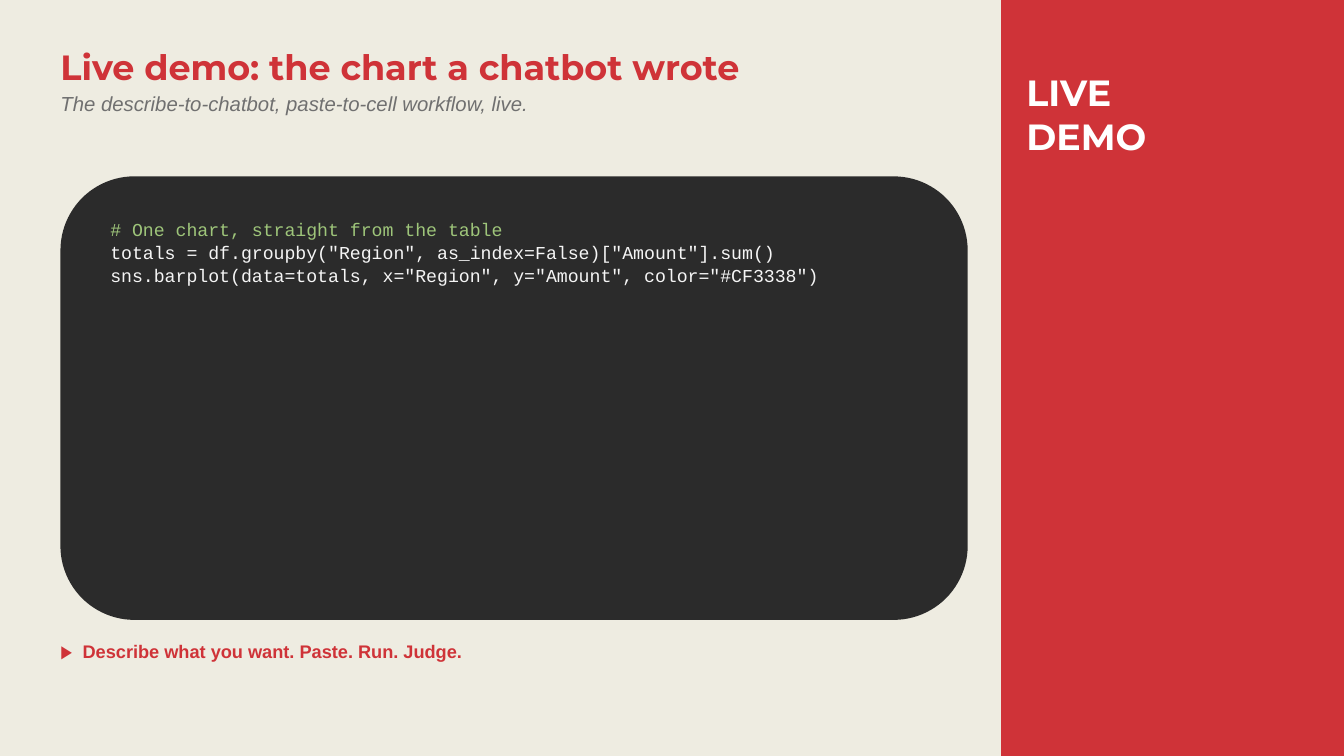
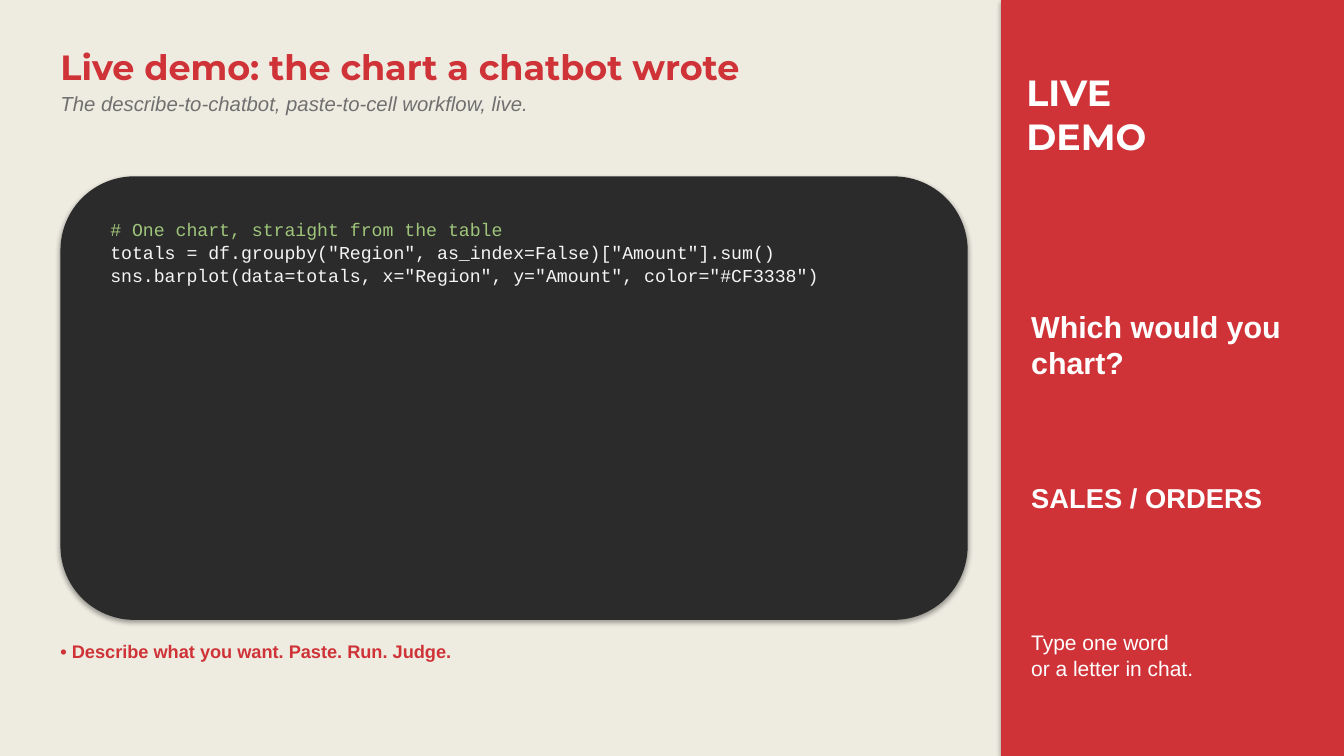
Before and after one commit to stringfestdata/guerilla-ai-for-excel, a slide deck: slide 6 of Day 4/Guerrilla AI - Day 4 - Slides.pptx. Drawn at 1344x756 pixels with LibreOffice and Linux fonts; fonts in the diff are those of the drawing. Boxes give left, top, right and bottom in pixels: in the first picture for what was removed or moved away, otherwise in the second. Text is boxed around its words. In the diff, an @@ line names an element or a change of style, - is before the commit and + after.

```diff
--- a/Day 4/Guerrilla AI - Day 4 - Slides.pptx
+++ b/Day 4/Guerrilla AI - Day 4 - Slides.pptx
@@ rectangle at [1001, 0, 1344, 756]: shadow on @@
@@ rounded rectangle "# One chart, straight from ..." at [60, 176, 968, 620]: shadow on @@
@@ text added at [1031, 316, 1281, 375], 21.8 pt, text #FFFFFF, bold @@
+Which would you chart?
@@ text added at [1031, 489, 1262, 509], 19.5 pt, text #FFFFFF, bold @@
+SALES / ORDERS
@@ text at [72, 645, 451, 662]: text changed @@
-▶ Describe what you want. Paste. Run. Judge.
+• Describe what you want. Paste. Run. Judge.
@@ text added at [1031, 634, 1193, 676], 15 pt, text #FFFFFF @@
+Type one word
+or a letter in chat.
```
Also in this commit, not shown: 6 other slides changed, 1 slide added, 1 slide removed, 11 other files.
